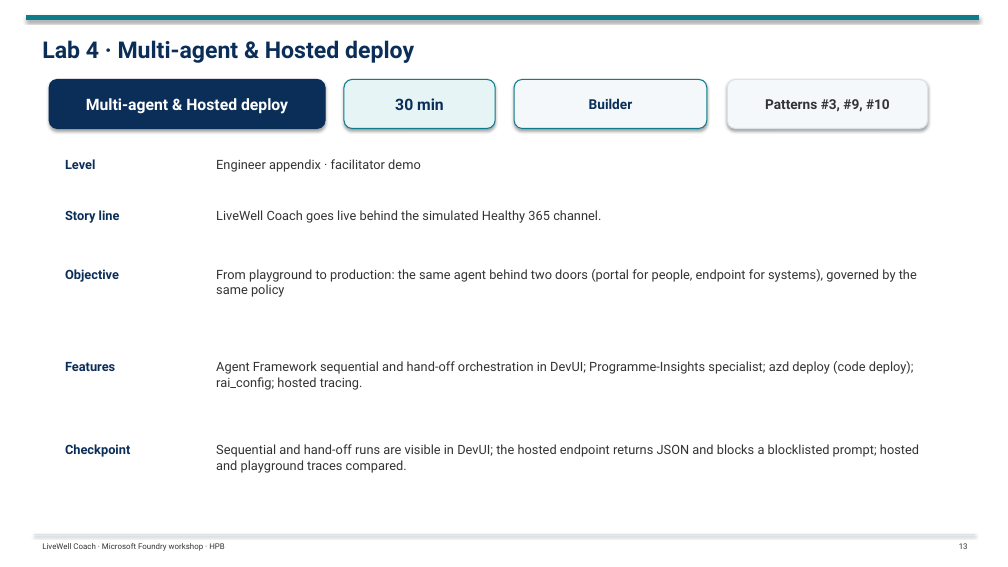
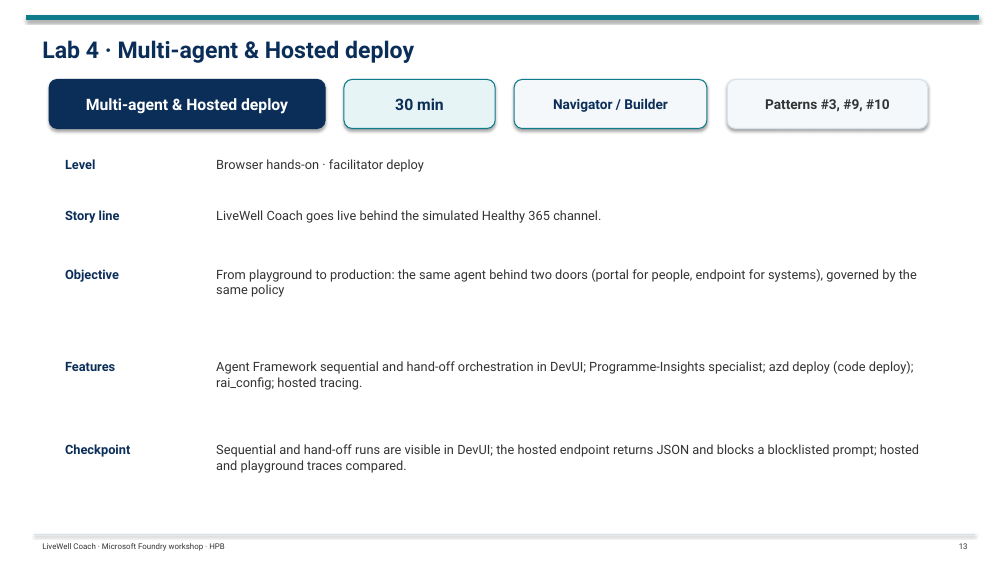
Before and after one commit to tonirex/hpb-foundry-workshop, a slide deck: slide 13 of deck/LiveWell-Foundry-Workshop-Day1.pptx. Drawn at 1008x567 pixels with LibreOffice and Linux fonts; fonts in the diff are those of the drawing. Boxes give left, top, right and bottom in pixels: in the first picture for what was removed or moved away, otherwise in the second. Text is boxed around its words. In the diff, an @@ line names an element or a change of style, - is before the commit and + after.

```diff
--- a/deck/LiveWell-Foundry-Workshop-Day1.pptx
+++ b/deck/LiveWell-Foundry-Workshop-Day1.pptx
@@ text in rounded rectangle at (553,98,668,112): text changed @@
-Builder
+Navigator / Builder
@@ text at (216,159,424,172): text changed @@
-Engineer appendix · facilitator demo
+Browser hands-on · facilitator deploy
```
Also in this commit, not shown: 3 other slides changed, 43 other files.
